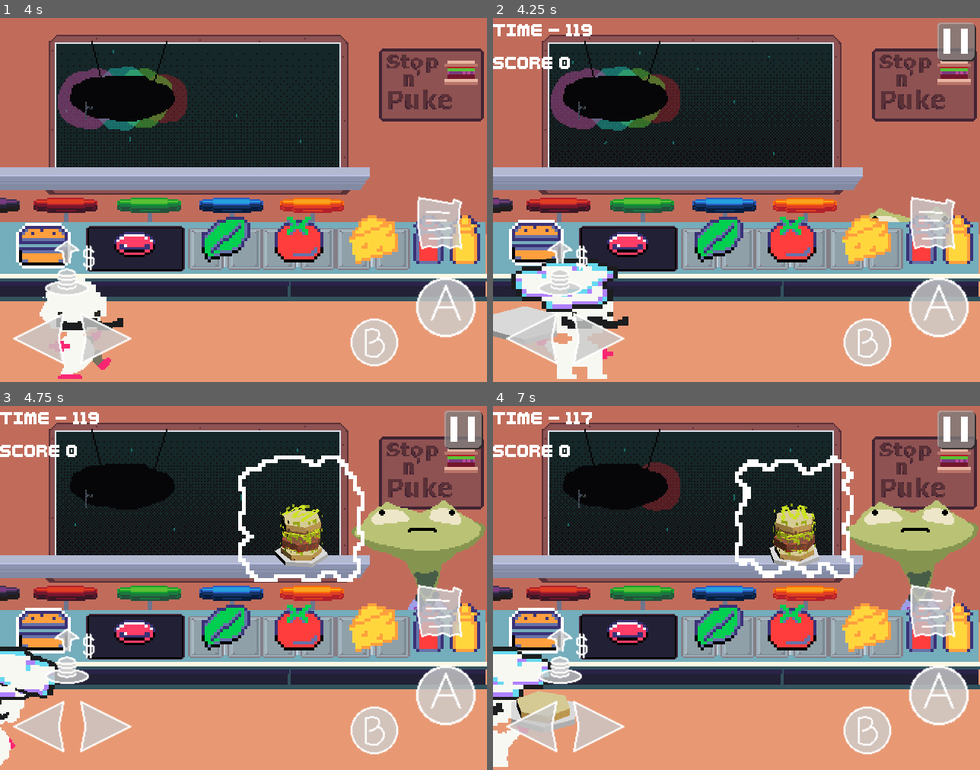
Above: before the commit, frames 1-4 (two rows, left to right).
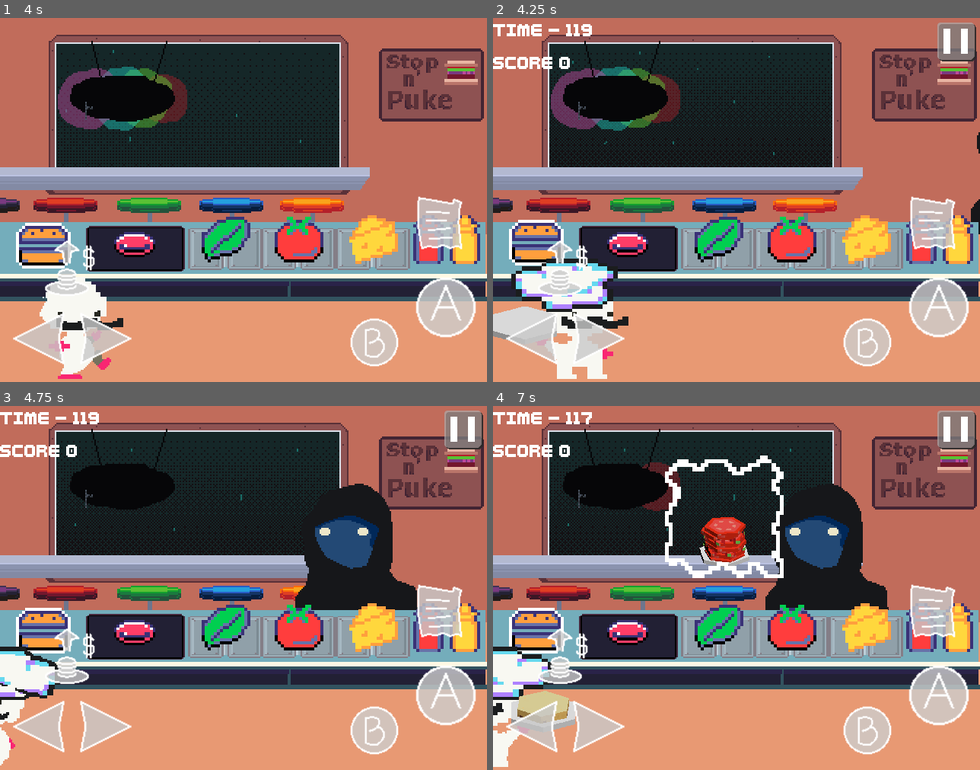
Above: after the commit, the same moments.

Repository: LettucePie/burgert
Game: Godot game, scene res://scenes/play.tscn
Same seed, same stepped clock (60 frames per second), same inputs: the game is played once before the commit and once after it. Sound files missing from this copy of the repository are replaced by a short silence.
Inputs (mouse positions are in pixels of both pictures, inside the frame that each line leads up to):
- Up to frame 1 (4 s): click "Play" at 0.5 s; tap Enter (menu) at 1.25 s; move the mouse to (350, 181) at 1.27 s; hold Right (right) 1.28-2 s; tap Z (confirm) at 1.35, 2.85 s; click (350, 181) at 1.42 s; drag from (146, 218) to (219, 272) at 2.02 s; move the mouse to (292, 119) at 2.77 s; hold Right (right) 2.78-3.5 s; drag from (219, 272) to (97, 145) at 3.52 s
- Up to frame 2 (4.25 s): no input
- Up to frame 3 (4.75 s): move the mouse to (389, 642) at 4.27 s; hold Left (left) from 4.28 s (still down); tap Z (confirm) at 4.35 s
- Up to frame 4 (7 s): release Left (left) at 5 s; drag from (590, 533) to (663, 497) at 5.02 s; move the mouse to (760, 588) at 5.77 s; hold Down (down) 5.78-6.5 s; tap Z (confirm) at 5.85 s; click (760, 588) at 5.92 s; drag from (663, 497) to (639, 606) at 6.52 s

Frame 1 is identical in both runs. In frame 2, 0.4% of the frame differs, in the area x 77-100%, y 31-60%; in frame 3, 10%; in frame 4, 12%, in the area x 4-100%, y 13-88%.

Commit message:
added customer jimmie

Diff:
--- /dev/null
+++ b/assets/images/game/customers/customer_haircut_still.tres
@@ -0,0 +1,7 @@
+[gd_resource type="AtlasTexture" load_steps=2 format=3 uid="uid://c63mcekfl3ync"]
+
+[ext_resource type="Texture2D" uid="uid://b555sav40m4ag" path="res://assets/images/game/customers/customers_wave3_packed.png" id="1_plh88"]
+
+[resource]
+atlas = ExtResource("1_plh88")
+region = Rect2(0, 0, 66, 96)
--- /dev/null
+++ b/assets/images/game/customers/customer_jimmie_still.tres
@@ -0,0 +1,7 @@
+[gd_resource type="AtlasTexture" load_steps=2 format=3 uid="uid://cj5uosyyjeuri"]
+
+[ext_resource type="Texture2D" uid="uid://b555sav40m4ag" path="res://assets/images/game/customers/customers_wave3_packed.png" id="1_rdan3"]
+
+[resource]
+atlas = ExtResource("1_rdan3")
+region = Rect2(0, 96, 58, 100)
--- a/scenes/game/kitchen_a.tscn
+++ b/scenes/game/kitchen_a.tscn
@@ -43,10 +43,12 @@
 [ext_resource type="Texture2D" uid="uid://f6jubesn86as" path="res://assets/images/game/kitchen/large_counter.tres" id="39_ul271"]
 [ext_resource type="Texture2D" uid="uid://dmvku22ms6kgo" path="res://assets/images/game/kitchen/Restaurant_floor.png" id="40_5d7jh"]
 [ext_resource type="Texture2D" uid="uid://dqs8p3c26h7dr" path="res://assets/images/game/kitchen/counter_v2.tres" id="40_arepm"]
-[ext_resource type="Texture2D" uid="uid://b555sav40m4ag" path="res://assets/images/game/customers/customers_wave3_packed.png" id="40_eqbl1"]
+[ext_resource type="Texture2D" uid="uid://c63mcekfl3ync" path="res://assets/images/game/customers/customer_haircut_still.tres" id="40_oh6i2"]
 [ext_resource type="Texture2D" uid="uid://dcode7kblp41y" path="res://assets/images/game/kitchen/register.tres" id="41_60jb7"]
 [ext_resource type="AudioStream" uid="uid://cdt21gfyo12x2" path="res://assets/sound/sfx/Audio 15.wav" id="41_ycyvm"]
+[ext_resource type="Texture2D" uid="uid://cj5uosyyjeuri" path="res://assets/images/game/customers/customer_jimmie_still.tres" id="42_7f8ic"]
 [ext_resource type="Texture2D" uid="uid://cyncm1vjbbtti" path="res://assets/images/game/kitchen/counter_v2_grill.tres" id="42_y6et2"]
+[ext_resource type="AudioStream" uid="uid://cxtpbxd1ikh4a" path="res://assets/sound/sfx/Audio 16.wav" id="43_pkjyh"]
 [ext_resource type="Texture2D" uid="uid://xt254ac7wjjk" path="res://assets/images/game/kitchen/counter_v2_alcove.tres" id="43_yb70e"]
 [ext_resource type="Texture2D" uid="uid://q1ab3x30ngjg" path="res://assets/images/game/kitchen/bun.tres" id="45_gga11"]
 [ext_resource type="Texture2D" uid="uid://glehc4nentpm" path="res://assets/images/game/kitchen/bun_highlight.tres" id="46_bk7km"]
@@ -62,10 +64,6 @@
 [ext_resource type="Texture2D" uid="uid://byv5ky3daq3ph" path="res://assets/images/game/kitchen/ketchup_highlight.tres" id="56_782jn"]
 [ext_resource type="Texture2D" uid="uid://cjpq22nblldqw" path="res://assets/images/game/kitchen/mustard.tres" id="57_w4kew"]
 
-[sub_resource type="AtlasTexture" id="AtlasTexture_ywhr8"]
-atlas = ExtResource("40_eqbl1")
-region = Rect2(0, 0, 66, 96)
-
 [sub_resource type="RectangleShape2D" id="RectangleShape2D_dt4bo"]
 size = Vector2(40, 80)
 
@@ -735,7 +733,7 @@
 [node name="character" type="Sprite2D" parent="customers/Haircut"]
 position = Vector2(320, 101)
 scale = Vector2(2, 2)
-texture = SubResource("AtlasTexture_ywhr8")
+texture = ExtResource("40_oh6i2")
 
 [node name="burger_portal_view" type="Sprite2D" parent="customers/Haircut"]
 position = Vector2(182, 23)
@@ -760,6 +758,53 @@
 position = Vector2(381, 88)
 
 [node name="munch" parent="customers/Haircut" instance=ExtResource("14_rquj2")]
+position = Vector2(326, 78)
+
+[node name="Jimmie" type="Node2D" parent="customers" node_paths=PackedStringArray("burger_portal_sprite", "sound_player", "left_area", "right_area", "munch")]
+position = Vector2(8, 110)
+script = ExtResource("3_488ky")
+customer_name = "Jimmie"
+orders = Array[PackedStringArray]([PackedStringArray("Lettuce"), PackedStringArray("Bun", "Lettuce", "Bun Top"), PackedStringArray("Lettuce", "Bun", "Lettuce"), PackedStringArray("Bun", "Meat", "Lettuce", "Bun Top")])
+consecutive_orders = 2
+burger_portal_sprite = NodePath("burger_portal_view")
+sound_player = NodePath("AudioStreamPlayer2D")
+left_area = NodePath("Left")
+right_area = NodePath("Right")
+munch = NodePath("munch")
+enter_pos = Vector2(8, -212)
+stay_pos = Vector2(8, 110)
+exit_pos = Vector2(8, 337)
+enter_speed = 14.0
+exit_speed = 4.0
+
+[node name="character" type="Sprite2D" parent="customers/Jimmie"]
+position = Vector2(320, 101)
+scale = Vector2(2, 2)
+texture = ExtResource("42_7f8ic")
+
+[node name="burger_portal_view" type="Sprite2D" parent="customers/Jimmie"]
+position = Vector2(182, 23)
+scale = Vector2(0.275879, 0.275879)
+texture = ExtResource("11_q4v5g")
+
+[node name="thought_cloud" type="AnimatedSprite2D" parent="customers/Jimmie/burger_portal_view"]
+position = Vector2(0, -7.24954)
+scale = Vector2(18.8602, 18.8602)
+sprite_frames = ExtResource("12_vq758")
+autoplay = "default"
+
+[node name="AudioStreamPlayer2D" type="AudioStreamPlayer2D" parent="customers/Jimmie"]
+position = Vector2(480, 126)
+stream = ExtResource("43_pkjyh")
+bus = &"SFX"
+
+[node name="Left" type="Marker2D" parent="customers/Jimmie"]
+position = Vector2(261, 88)
+
+[node name="Right" type="Marker2D" parent="customers/Jimmie"]
+position = Vector2(381, 88)
+
+[node name="munch" parent="customers/Jimmie" instance=ExtResource("14_rquj2")]
 position = Vector2(326, 78)
 
 [node name="kitchen_floor" type="Sprite2D" parent="."]
Not shown: 1 places in scenes/game/kitchen_a.tscn that only renumber resources
